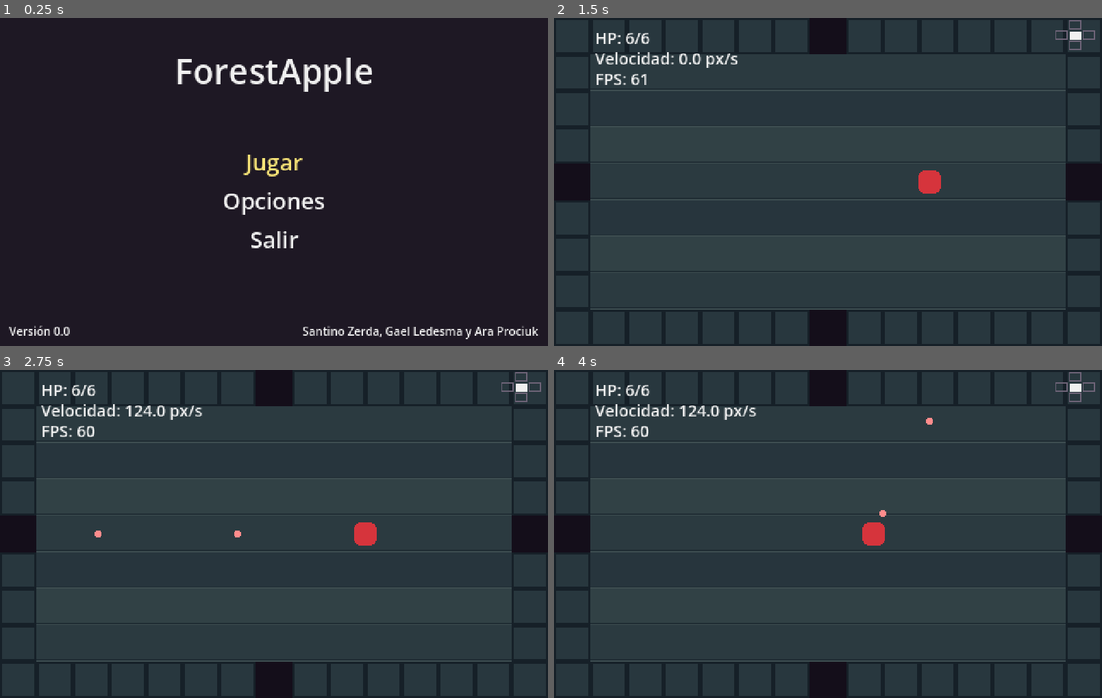
Above: before the commit, frames 1-4 (two rows, left to right).
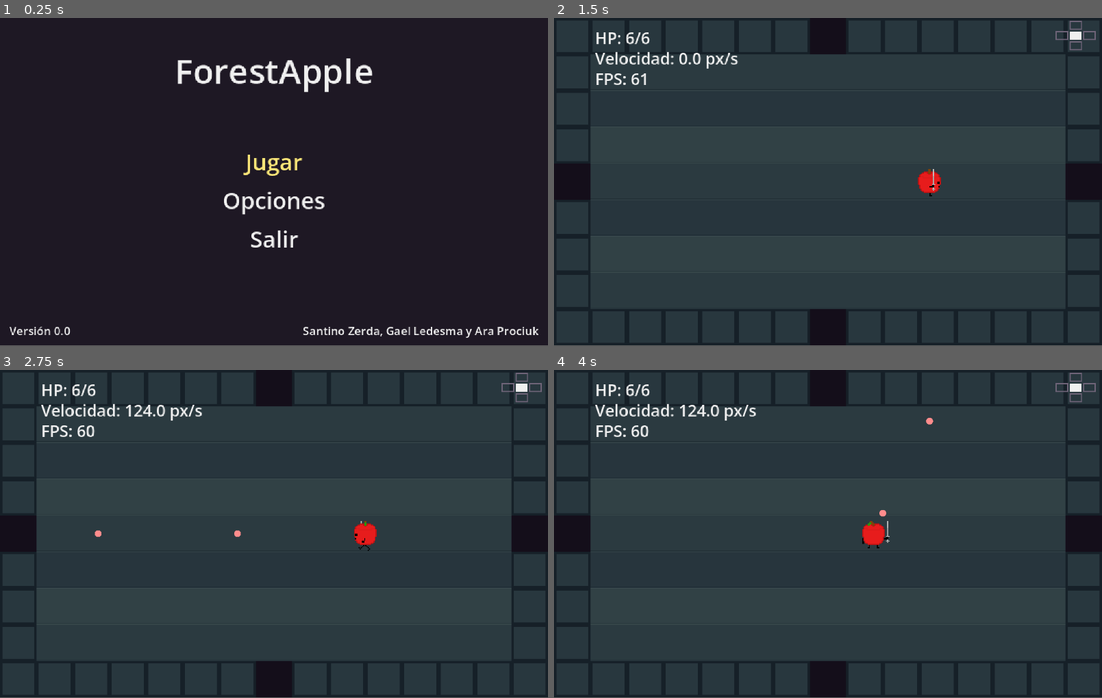
Above: after the commit, the same moments.

Repository: netxeed/ForestApple
Game: Godot game, scene res://game.tscn
Same seed, same stepped clock (60 frames per second), same inputs: the game is played once before the commit and once after it.
Inputs (mouse positions are in pixels of both pictures, inside the frame that each line leads up to):
- Up to frame 1 (0.25 s): no input
- Up to frame 2 (1.5 s): tap Enter (confirm) at 0.5 s; move the mouse to (948, 165) at 0.52 s; hold D (move_right) 0.53-1.25 s; hold Space (advance) 0.53-1.25 s; click (948, 165) at 0.67 s; drag from (718, 198) to (800, 247) at 1.27 s
- Up to frame 3 (2.75 s): tap R (debug_restart) at 2 s; move the mouse to (328, 461) at 2.02 s; hold D (move_right) from 2.03 s (still down); hold Left (aim_left) from 2.03 s (still down); click (328, 461) at 2.17 s
- Up to frame 4 (4 s): release D (move_right) at 2.75 s; release Left (aim_left) at 2.75 s; drag from (800, 599) to (663, 484) at 2.77 s; move the mouse to (992, 583) at 3.52 s; hold A (move_left) from 3.53 s (still down); hold Up (aim_up) from 3.53 s (still down); click (992, 583) at 3.67 s
In our replay, the window is 800x480 before the commit and 800x479 after it. These sizes can differ from the game's own. Grey fills any space a smaller window leaves; there, only what the larger window draws over its background counts as a difference.

The runs differ from the first frame. In frame 1, 1.8% of the frame differs, in the area x 1-99%, y 12-98%; in frame 2, 1.4%; in frame 3, 1.5%; in frame 4, 1.5%.

Commit message:
Fix Android sprites and touch display

Diff:
--- a/godot/project.godot
+++ b/godot/project.godot
@@ -27,7 +27,6 @@
 window/size/window_width_override=960
 window/size/window_height_override=576
 window/stretch/mode="canvas_items"
-window/stretch/scale_mode="integer"
 
 [input_devices]
 
@@ -36,4 +35,5 @@
 [rendering]
 
 textures/canvas_textures/default_texture_filter=0
+textures/vram_compression/import_etc2_astc=true
 environment/defaults/default_clear_color=Color(0.08, 0.1, 0.09, 1)
--- a/godot/scripts/core/data_paths.gd
+++ b/godot/scripts/core/data_paths.gd
@@ -5,11 +5,16 @@
 
 
 static func candidates(file_name: String) -> Array:
-	return [
+	var bundled := "res://data".path_join(file_name)
+	var external := [
 		OS.get_executable_path().get_base_dir().path_join("data").path_join(file_name),
 		ProjectSettings.globalize_path("res://").path_join("../data").path_join(file_name),
-		"res://data".path_join(file_name),
 	]
+	# En Android/iOS el ejecutable es el paquete de la app, no una carpeta donde se puedan
+	# leer archivos sueltos. Priorizar los JSON incluidos en el PCK evita rutas falsas del APK.
+	if OS.has_feature("mobile"):
+		return [bundled] + external
+	return external + [bundled]
 
 
 ## Ruta del primer archivo que exista, o "" si no hay ninguno.
@@ -22,7 +27,10 @@
 
 ## Lee un JSON de data/. Devuelve null si no existe o no es un JSON válido.
 static func load_json(file_name: String) -> Variant:
-	var path := find(file_name)
-	if path == "":
-		return null
-	return JSON.parse_string(FileAccess.get_file_as_string(path))
+	for path in candidates(file_name):
+		if not FileAccess.file_exists(path):
+			continue
+		var parsed = JSON.parse_string(FileAccess.get_file_as_string(path))
+		if parsed != null:
+			return parsed
+	return null
--- a/godot/scripts/core/game.gd
+++ b/godot/scripts/core/game.gd
@@ -22,6 +22,7 @@
 const HUDViewScript = preload("res://scripts/ui/hud.gd")
 const ParserScript = preload("res://scripts/dialogue/dialogue_parser.gd")
 const LinesScript = preload("res://scripts/dialogue/dialogue_lines.gd")
+const MOUSE_TOUCH_ID := -1
 
 var is_mobile: bool = OS.has_feature("mobile")
 var fullscreen := false
@@ -268,7 +269,7 @@
 		touch_controls.draw(self)
 
 
-func _unhandled_input(event: InputEvent) -> void:
+func _input(event: InputEvent) -> void:
 	var key_event := event as InputEventKey
 	var button := event as InputEventMouseButton
 	var motion := event as InputEventMouseMotion
@@ -282,6 +283,10 @@
 		if screen_touch.pressed:
 			touch_controls.handle_down(screen_touch.index, position)
 			states.handle_pointer(position)
+			# Android puede no entregar el evento de soltado tras una pulsación dentro de
+			# la pantalla. Los elementos del menú se activan al tocar, como botones nativos.
+			if states.top() is MenuStateScript and MenuStateScript._row_at(position) != null:
+				states.handle_touch("tap", position)
 		else:
 			touch_controls.handle_up(screen_touch.index, position)
 			if not states.handle_release(position, "finger"):
@@ -295,15 +300,30 @@
 	elif button != null and button.button_index == MOUSE_BUTTON_LEFT:
 		var position := (make_input_local(button) as InputEventMouseButton).position
 		if button.pressed:
+			if is_mobile:
+				touch_controls.handle_down(MOUSE_TOUCH_ID, position)
 			states.handle_pointer(position)
-		elif not states.handle_release(position, "mouse"):
-			var action = touch_controls.release_action(position)
-			if action != null:
-				states.handle_touch(action, touch_controls.current_tap_position())
-			elif not touch_controls.touch_active:
+			# Algunos dispositivos/controladores entregan el toque como botón izquierdo.
+			# Activar aquí también evita depender del evento release en Android.
+			if states.top() is MenuStateScript and MenuStateScript._row_at(position) != null:
 				states.handle_touch("tap", position)
-	elif motion != null and (motion.button_mask & MOUSE_BUTTON_MASK_LEFT) != 0:
-		states.handle_pointer((make_input_local(motion) as InputEventMouseMotion).position)
+		else:
+			if is_mobile:
+				touch_controls.handle_up(MOUSE_TOUCH_ID, position)
+			if not states.handle_release(position, "mouse"):
+				var action = touch_controls.release_action(position)
+				if action != null:
+					states.handle_touch(action, touch_controls.current_tap_position())
+				elif not touch_controls.touch_active:
+					states.handle_touch("tap", position)
+	elif motion != null and (
+			(motion.button_mask & MOUSE_BUTTON_MASK_LEFT) != 0
+			or (is_mobile and touch_controls.fingers.has(MOUSE_TOUCH_ID))
+	):
+		var position := (make_input_local(motion) as InputEventMouseMotion).position
+		if is_mobile:
+			touch_controls.handle_motion(MOUSE_TOUCH_ID, position)
+		states.handle_pointer(position)
 
 
 func _notification(what: int) -> void:
--- a/godot/scripts/core/touch_controls.gd
+++ b/godot/scripts/core/touch_controls.gd
@@ -73,7 +73,9 @@
 
 
 func handle_up(finger: int, position: Vector2) -> void:
-	touch_active = true
+	# Mantener el indicador solo mientras quede otro dedo apoyado. Este estado también
+	# distingue los clics de mouse emulados de los toques reales.
+	touch_active = fingers.size() > 1
 	last_position = position
 	fingers.erase(finger)
 	finger_roles.erase(finger)
--- a/godot/scripts/entities/enemy.gd
+++ b/godot/scripts/entities/enemy.gd
@@ -5,6 +5,7 @@
 const Geo = preload("res://scripts/core/geo.gd")
 const SpritesScript = preload("res://scripts/sprites.gd")
 const WALK_POSES := ["1", "idle", "2", "idle"]
+const WALK_FRAME_DISTANCE := 10.0
 
 static var _enemy_data: Dictionary = {}
 
@@ -24,7 +25,7 @@
 var flash_visible := false
 var facing := "s"
 var _walk_frame := 0
-var _walk_elapsed := 0.0
+var _walk_distance := 0.0
 var _walking := false
 var _room_ref: WeakRef
 var room:
@@ -83,12 +84,12 @@
 			facing = "e" if movement.x > 0.0 else "o"
 		else:
 			facing = "s" if movement.y > 0.0 else "n"
-		_walk_elapsed += dt
-		while _walk_elapsed >= 0.14:
-			_walk_elapsed -= 0.14
+		_walk_distance += movement.length()
+		while _walk_distance >= WALK_FRAME_DISTANCE:
+			_walk_distance -= WALK_FRAME_DISTANCE
 			_walk_frame = (_walk_frame + 1) % WALK_POSES.size()
 	else:
-		_walk_elapsed = 0.0
+		_walk_distance = 0.0
 		_walk_frame = 0
 	if _flash > 0.0:
 		flash_visible = true
--- a/godot/scripts/entities/player.gd
+++ b/godot/scripts/entities/player.gd
@@ -128,6 +128,8 @@
 		facing = _direction(aim)
 		if _cooldown <= 0.0:
 			_shoot(aim)
+	elif velocity.length_squared() > 0.0:
+		facing = _direction(velocity)
 
 	if _invuln > 0.0:
 		_invuln -= dt
--- a/godot/scripts/sprites.gd
+++ b/godot/scripts/sprites.gd
@@ -8,26 +8,28 @@
 
 
 static func folders() -> Array[String]:
+	# Las texturas dentro del APK deben leerse desde el PCK (res://). Las carpetas
+	# externas se conservan como override para iterar sprites sin volver a exportar.
 	var out: Array[String] = []
-	var executable_assets := OS.get_executable_path().get_base_dir().path_join("assets")
-	if not OS.has_feature("editor"):
-		out.append(executable_assets)
-	var project_assets := ProjectSettings.globalize_path("res://../assets")
-	if not out.has(project_assets):
-		out.append(project_assets)
+	if OS.has_feature("editor"):
+		out.append(ProjectSettings.globalize_path("res://../assets"))
+	else:
+		out.append(OS.get_executable_path().get_base_dir().path_join("assets"))
+	out.append("res://assets")
 	return out
 
 
 ## Busca un PNG suelto o la pose idle hacia el sur de una hoja animada.
 static func get_texture(sprite_name: String) -> Texture2D:
 	var key := _key(sprite_name)
+	var folder := _folder_name(key)
 	var cache_key := key + "|single"
 	if _cache.has(cache_key):
 		return _cache[cache_key]
 	var texture := _load_first([
 		"%s.png" % key,
-		"%s/%s.png" % [key, key],
-		"%s/%s_s_idle.png" % [key, key],
+		"%s/%s.png" % [folder, key],
+		"%s/%s_s_idle.png" % [folder, key],
 	])
 	_cache[cache_key] = texture
 	return texture
@@ -36,6 +38,7 @@
 ## Carga una pose direccional; si falta, cae a idle y después a la imagen única.
 static func get_frame(sprite_name: String, direction: String, pose: String) -> Texture2D:
 	var key := _key(sprite_name)
+	var folder := _folder_name(key)
 	var dir := direction.to_lower()
 	var normalized_pose := pose.to_lower()
 	var cache_key := "%s|%s|%s" % [key, dir, normalized_pose]
@@ -46,11 +49,11 @@
 		directions.append("w")
 	var candidates: Array[String] = []
 	for candidate_dir in directions:
-		candidates.append("%s/%s_%s_%s.png" % [key, key, candidate_dir, normalized_pose])
+		candidates.append("%s/%s_%s_%s.png" % [folder, key, candidate_dir, normalized_pose])
 	if normalized_pose != "idle":
 		for candidate_dir in directions:
-			candidates.append("%s/%s_%s_idle.png" % [key, key, candidate_dir])
-	candidates.append("%s/%s_s_idle.png" % [key, key])
+			candidates.append("%s/%s_%s_idle.png" % [folder, key, candidate_dir])
+	candidates.append("%s/%s_s_idle.png" % [folder, key])
 	candidates.append("%s.png" % key)
 	var texture := _load_first(candidates)
 	_cache[cache_key] = texture
@@ -92,36 +95,71 @@
 	return key
 
 
+static func _folder_name(key: String) -> String:
+	match key:
+		"apple":
+			return "Apple"
+		"pineapple":
+			return "Pineapple"
+	return key
+
+
 static func _load_first(relative_paths: Array[String]) -> Texture2D:
 	for root in folders():
-		if not DirAccess.dir_exists_absolute(root):
+		if root == "res://assets":
+			# En un PCK exportado, los PNG fuente pueden no estar en la lista de DirAccess:
+			# Godot conserva la ruta original como remap a .ctex. Cargar por ruta respeta ese remap.
+			for relative_path in relative_paths:
+				var resource_path := root.path_join(relative_path)
+				var resource := ResourceLoader.load(resource_path) as Texture2D
+				if resource != null:
+					return resource
 			continue
-		var directories := DirAccess.get_directories_at(root)
-		var files := DirAccess.get_files_at(root)
+		var root_dir := DirAccess.open(root)
+		if root_dir == null:
+			continue
+		var directories := root_dir.get_directories()
+		var files := root_dir.get_files()
 		for relative_path in relative_paths:
 			var parts := relative_path.split("/", false)
 			if parts.size() == 1:
 				var root_filename := _case_insensitive_name(files, parts[0])
 				if root_filename.is_empty():
 					continue
-				var root_image := Image.load_from_file(root.path_join(root_filename))
-				if root_image != null and not root_image.is_empty():
-					return ImageTexture.create_from_image(root_image)
-				push_warning("No se pudo leer la imagen: " + root.path_join(root_filename))
+				var root_path := root.path_join(root_filename)
+				var root_texture := _load_texture(root_path)
+				if root_texture != null:
+					return root_texture
+				push_warning("No se pudo leer la imagen: " + root_path)
 				continue
 			var directory := _case_insensitive_name(directories, parts[0])
 			if directory.is_empty():
 				continue
-			var entries := DirAccess.get_files_at(root.path_join(directory))
+			var subdir_path := root.path_join(directory)
+			var subdir := DirAccess.open(subdir_path)
+			if subdir == null:
+				continue
+			var entries := subdir.get_files()
 			var filename := _case_insensitive_name(entries, parts[1])
 			if filename.is_empty():
 				continue
-			var path := root.path_join(directory).path_join(filename)
-			var image := Image.load_from_file(path)
-			if image != null and not image.is_empty():
-				return ImageTexture.create_from_image(image)
+			var path := subdir_path.path_join(filename)
+			var texture := _load_texture(path)
+			if texture != null:
+				return texture
 			push_warning("No se pudo leer la imagen: " + path)
 	return null
+
+
+static func _load_texture(path: String) -> Texture2D:
+	if path.begins_with("res://"):
+		# En exportación Godot puede guardar solo la textura importada (.ctex), no el PNG
+		# fuente. ResourceLoader respeta el remapeo declarado por el archivo .import.
+		return ResourceLoader.load(path) as Texture2D
+	var image := Image.load_from_file(path)
+	if image == null or image.is_empty():
+		return null
+	return ImageTexture.create_from_image(image)
 
 
 static func _case_insensitive_name(entries: PackedStringArray, wanted: String) -> String:
Binary file added: godot/assets/Apple/apple_e_1.png
Binary file added: godot/assets/Apple/apple_e_2.png
Binary file added: godot/assets/Apple/apple_e_idle.png
Binary file added: godot/assets/Apple/apple_n_1.png
Binary file added: godot/assets/Apple/apple_n_2.png
Binary file added: godot/assets/Apple/apple_n_idle.png
Binary file added: godot/assets/Apple/apple_s_1.png
Binary file added: godot/assets/Apple/apple_s_2.png
Binary file added: godot/assets/Apple/apple_s_idle.png
Binary file added: godot/assets/Apple/apple_w_1.png
Binary file added: godot/assets/Apple/apple_w_2.png
Binary file added: godot/assets/Apple/apple_w_idle.png
(and 17 more such lines)
